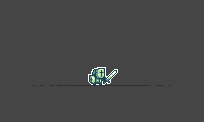
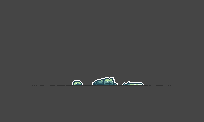
Before/after of a 204 × 122 layered artwork. What changed in the layer stack:
showed group "03" (1 layers) over [72, 77, 144, 85]
painted on "Calque 7" over [122, 81, 144, 85]
hid group "00" (1 layers) over [88, 67, 118, 85]
